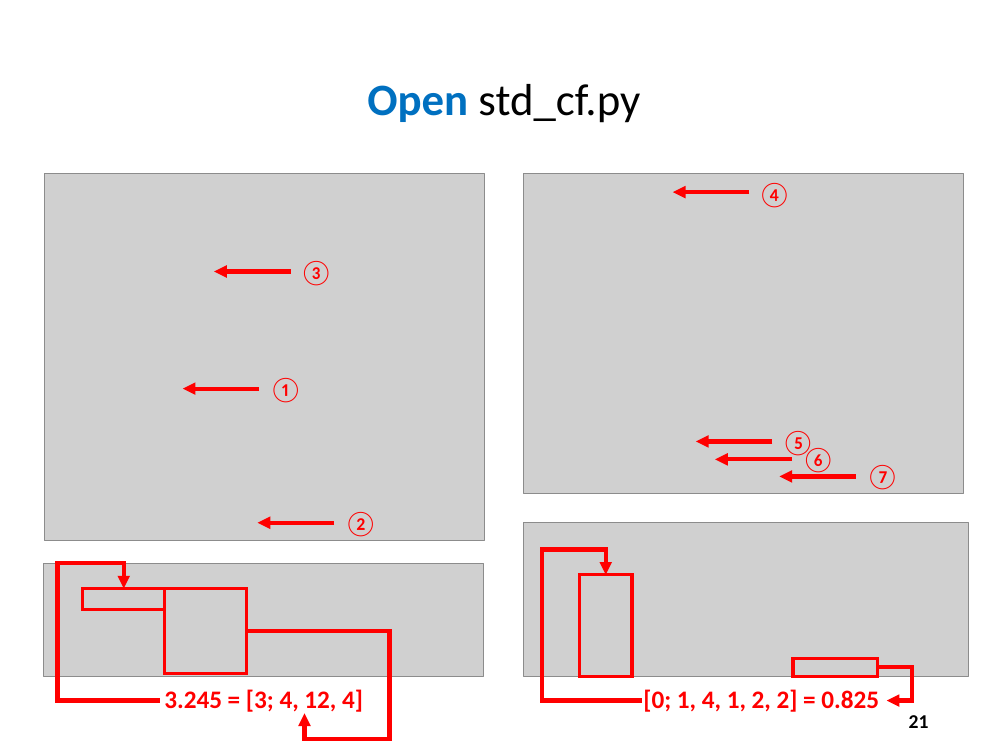
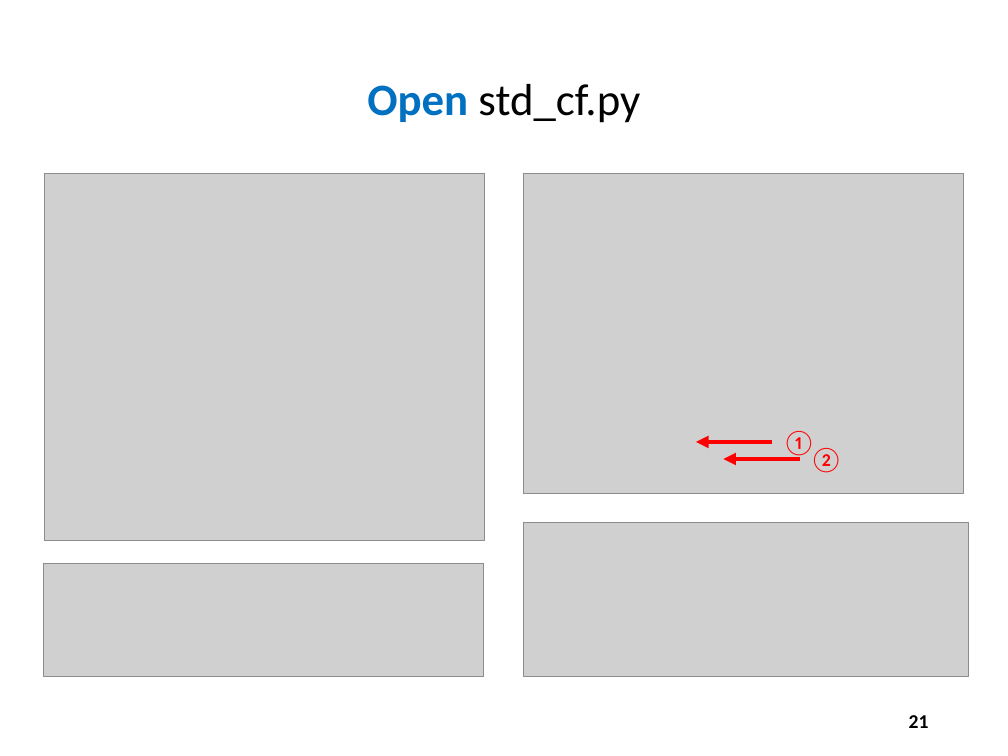
Before and after one commit to dbiersach/scicomp101, a slide deck: slide 21 of Session 19 - Continued Fractions/Session 19 - Continued Fractions.pptx. Drawn at 1008x756 pixels with LibreOffice and Linux fonts; fonts in the diff are those of the drawing; grey boxes stand for pictures. Boxes give left, top, right and bottom in pixels: in the first picture for what was removed or moved away, otherwise in the second. Text is boxed around its words. In the diff, an @@ line names an element or a change of style, - is before the commit and + after.

```diff
--- a/Session 19 - Continued Fractions/Session 19 - Continued Fractions.pptx
+++ b/Session 19 - Continued Fractions/Session 19 - Continued Fractions.pptx
@@ arrow removed from (749, 193) to (673, 193) @@
@@ text removed at [758, 183, 791, 208] @@
-④
@@ text removed at [300, 261, 333, 286] @@
-③
@@ arrow removed from (290, 271) to (214, 271) @@
@@ arrow removed from (259, 389) to (182, 389) @@
@@ text "①": place and size @@
-text "①" at [269, 378, 302, 403]
+text "①" at [782, 431, 815, 458]
@@ text removed at [781, 431, 814, 458] @@
-⑤
@@ text "②": place and size @@
-text "②" at [344, 512, 377, 537]
+text "②" at [810, 448, 843, 473]
@@ text removed at [802, 448, 835, 475] @@
-⑥
@@ arrow removed from (791, 460) to (716, 460) @@
@@ arrow moved from (334, 523) - (258, 523) to (799, 459) - (724, 459) @@
@@ arrow removed from (856, 477) to (779, 477) @@
@@ text removed at [866, 465, 899, 490] @@
-⑦
@@ elbow arrow removed from (160, 701) to (124, 589) @@
@@ elbow arrow removed from (642, 701) to (606, 575) @@
@@ rectangle removed at [83, 589, 164, 610] @@
@@ rectangle removed at [164, 589, 246, 674] @@
@@ rectangle removed at [580, 575, 632, 676] @@
@@ elbow arrow removed from (247, 631) to (304, 714) @@
@@ rectangle removed at [793, 658, 878, 676] @@
@@ text removed at [164, 689, 363, 714] @@
-3.245 = [3; 4, 12, 4]
@@ text removed at [643, 689, 879, 712] @@
-[0; 1, 4, 1, 2, 2] = 0.825
@@ elbow arrow removed from (877, 667) to (887, 701) @@
```
Also in this commit, not shown: 3 other slides changed.
